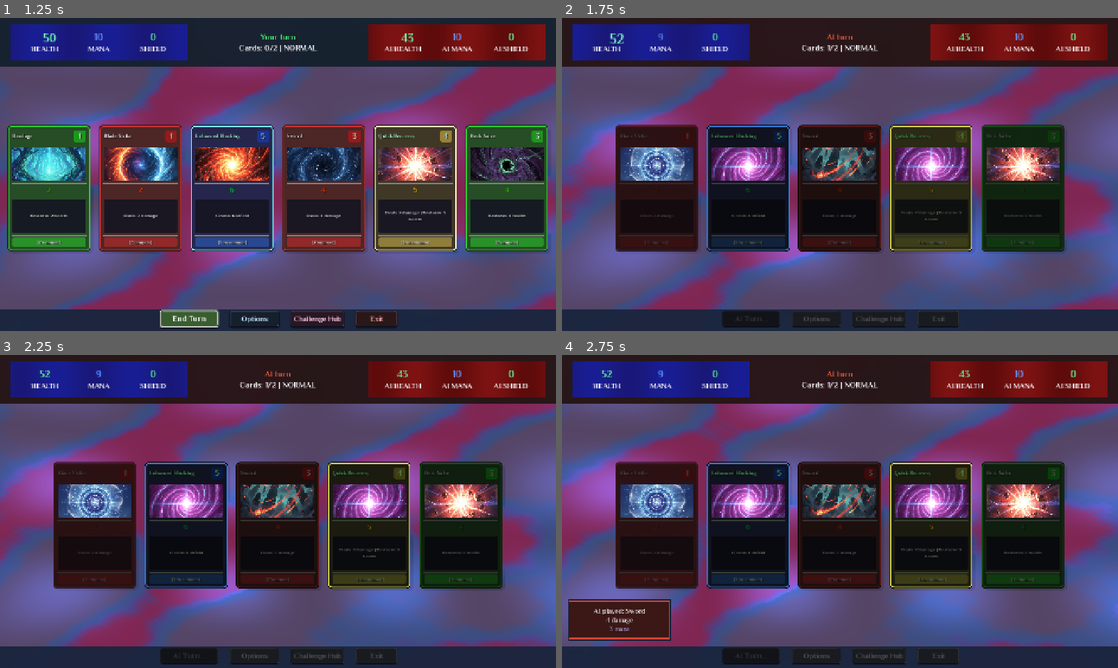
Above: before the commit, frames 1-4 (two rows, left to right).
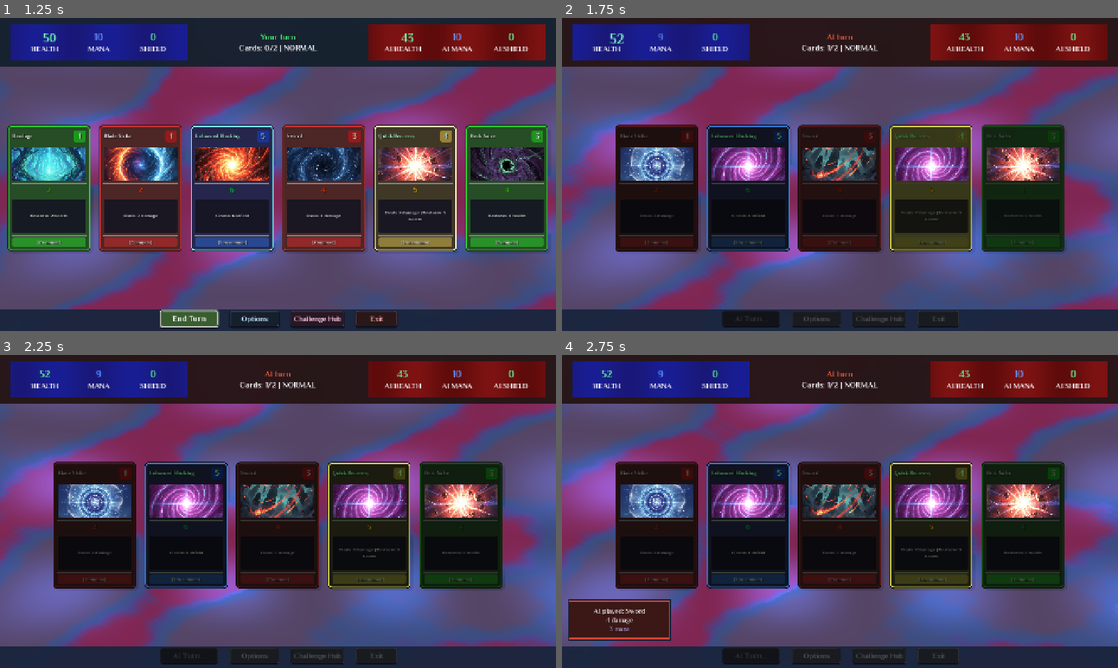
Above: after the commit, the same moments.

Repository: lextrack/Card-Vault-Keeper-Arena
Game: Godot game, scene res://scenes/Main.tscn
Same seed, same stepped clock (60 frames per second), same inputs: the game is played once before the commit and once after it. This scene is started directly instead of the project's main scene. Sound files missing from this copy of the repository are replaced by a short silence.
Inputs (mouse positions are in pixels of both pictures, inside the frame that each line leads up to):
- Up to frame 1 (1.25 s): click "End Turn" at 0.5 s
- Up to frame 2 (1.75 s): tap Enter (game_select) at 1.25 s; drag from (612, 187) to (895, 105) at 1.27 s
- Up to frame 3 (2.25 s): drag from (94, 524) to (250, 574) at 2.02 s
- Up to frame 4 (2.75 s): no input

Frame 1 is identical in both runs. In frame 2, 0.2% of the frame differs, in the area x 9-25%, y 34-75%; in frame 3, 0.2%; in frame 4, 0.1%.
Error in both runs: Invalid call. Nonexistent function 'start_turn' in base 'Nil'. (res://scripts/Main.gd:576)

Commit message:
Fix buttons in Main scene

Diff:
--- a/project.godot
+++ b/project.godot
@@ -11,7 +11,7 @@
 [application]
 
 config/name="Card Vault Keeper: Arena"
-config/version="1.0.0.9"
+config/version="1.0.1.0"
 run/main_scene="uid://cxw6tc65b0iwr"
 config/features=PackedStringArray("4.5", "GL Compatibility")
 boot_splash/bg_color=Color(0, 0, 0, 1)
--- a/scenes/MainMenu.tscn
+++ b/scenes/MainMenu.tscn
@@ -364,7 +364,7 @@
 size_flags_horizontal = 4
 theme_override_colors/font_color = Color(0.6, 0.6, 0.7, 1)
 theme_override_font_sizes/font_size = 15
-text = "Version 1.0.0.9"
+text = "Version 1.0.1.0"
 horizontal_alignment = 1
 
 [node name="AudioManager" type="Node" parent="."]
--- a/scripts/GameManager.gd
+++ b/scripts/GameManager.gd
@@ -4,12 +4,15 @@
 var main_scene: Control
 var player: Player
 var ai: Player
+var game_ended: bool = false
 
 func setup(main: Control):
 	main_scene = main
 
 func setup_new_game(difficulty: String):
 	_cleanup_existing_players()
+
+	game_ended = false
 
 	player = Player.new()
 	ai = Player.new()
@@ -33,6 +36,18 @@
 	connect_all_signals()
 
 	print("Game setup complete - Turn numbers reset to 0")
+
+func mark_game_ended() -> bool:
+	if game_ended:
+		print("Game already ended, ignoring duplicate end game call")
+		return false
+
+	game_ended = true
+	print("Game marked as ended")
+	return true
+
+func finalize_game_end():
+	print("Game end finalized")
 
 func connect_all_signals():
 	connect_player_signals()
@@ -204,10 +219,10 @@
 	return false
 
 func is_game_ended() -> bool:
-	return main_scene.is_game_transitioning
+	return game_ended
 
 func end_turn_limit_reached():
-	if main_scene.is_game_transitioning:
+	if game_ended:
 		return
 
 	main_scene.turn_label.text = "Limit reached!"
@@ -215,7 +230,7 @@
 	await main_scene.get_tree().create_timer(GameBalance.get_timer_delay("turn_end")).timeout
 
 func end_turn_no_cards():
-	if main_scene.is_game_transitioning:
+	if game_ended:
 		return
 
 	main_scene.turn_label.text = "No cards!"
--- a/scripts/Main.gd
+++ b/scripts/Main.gd
@@ -679,6 +679,8 @@
 	fade_rect.queue_free()
 	message_label.queue_free()
 
+	set_bottom_buttons_enabled(true)
+
 	is_game_transitioning = false
 	input_manager.enable_input()
 
@@ -735,13 +737,15 @@
 	ui_manager.update_turn_button_text(player, end_turn_button, GameState.gamepad_mode)
 	ui_manager.update_cards_played_info(cards_played, max_cards, difficulty)
 
-	if not game_manager.is_game_ended():
-		if cards_played >= max_cards:
-			await game_manager.end_turn_limit_reached()
-			start_ai_turn()
-		elif is_player_turn and player.get_hand_size() == 0:
-			await game_manager.end_turn_no_cards()
-			start_ai_turn()
+	if not game_manager or game_manager.is_game_ended():
+		return
+
+	if cards_played >= max_cards:
+		await game_manager.end_turn_limit_reached()
+		start_ai_turn()
+	elif is_player_turn and player.get_hand_size() == 0:
+		await game_manager.end_turn_no_cards()
+		start_ai_turn()
 
 func _on_player_hand_changed():
 	if not player:
--- a/scripts/UIManager.gd
+++ b/scripts/UIManager.gd
@@ -362,7 +362,7 @@
 		return
 
 	var tween = main_scene.create_tween()
-	tween.tween_property(card, "modulate:a", 1.0, 0.15)
+	tween.tween_property(card, "modulate:a", 1.0, 0.2)
 
 func _update_existing_cards_playability(player: Player):
 	var hand_size = min(card_instances.size(), player.hand.size())
Not shown, changed: export_presets.cfg
